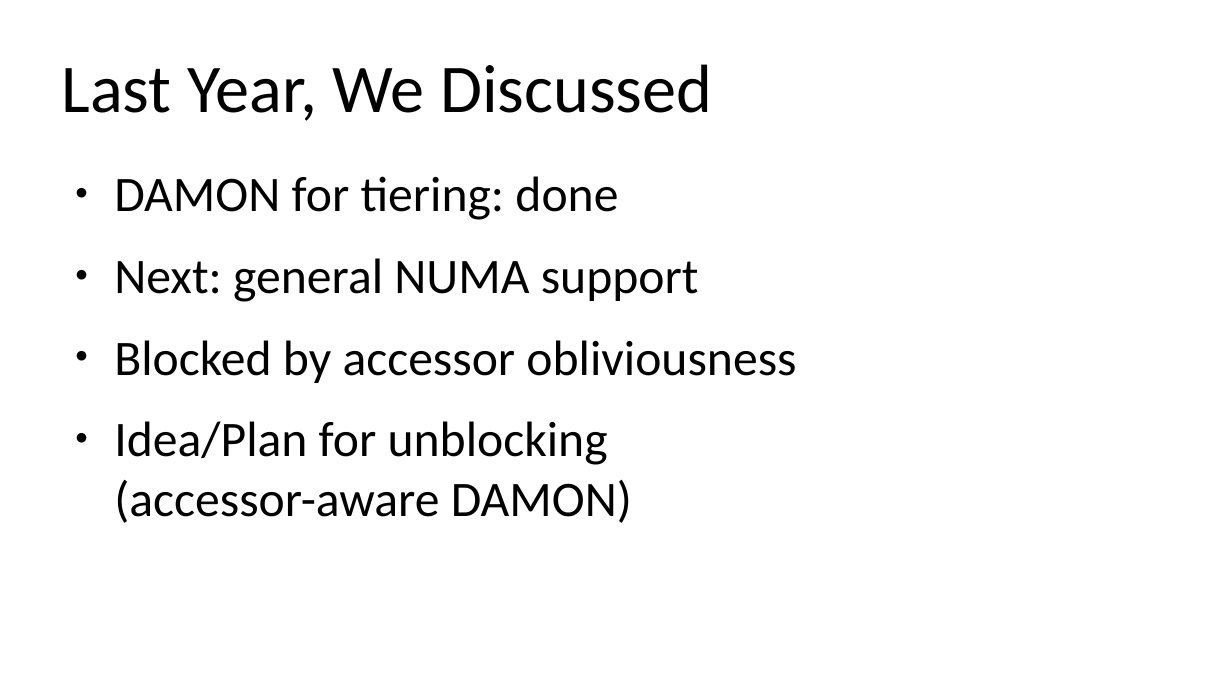
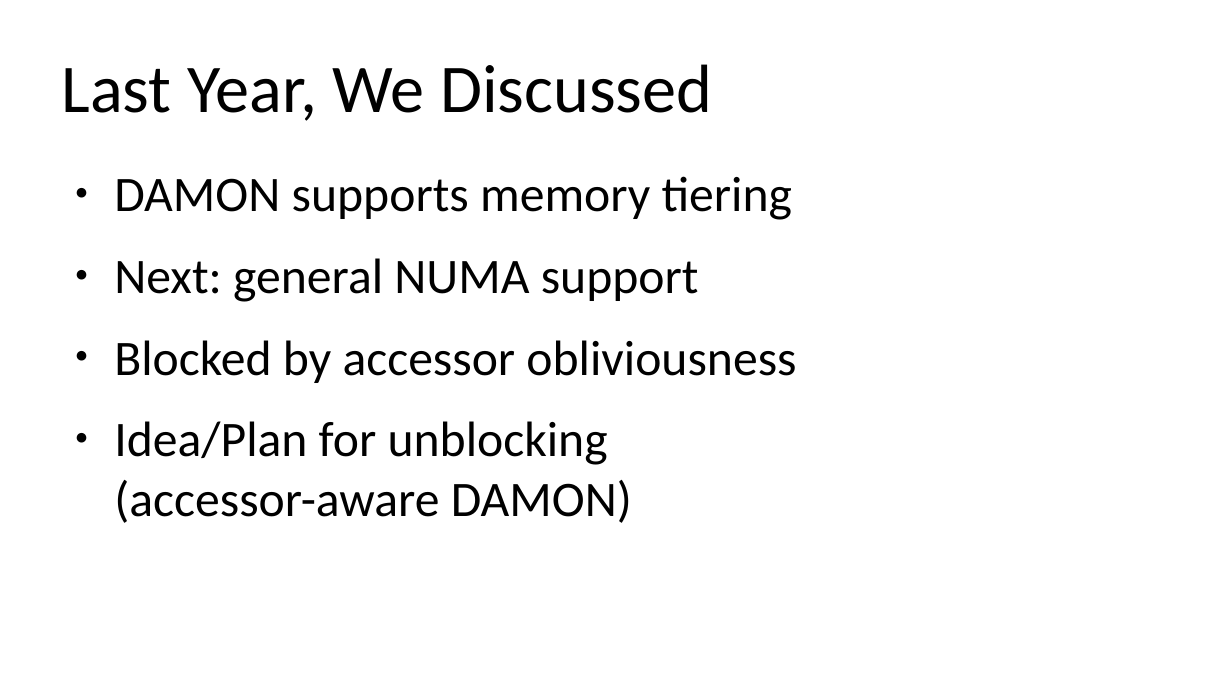
Before and after one commit to damonitor/talks, a slide deck: slide 2 of 2026/lpc/spmm_micro_conf/damon_for_cgxpu_numa.odp. Drawn at 1232x693 pixels with LibreOffice and Linux fonts; fonts in the diff are those of the drawing. Boxes give left, top, right and bottom in pixels: in the first picture for what was removed or moved away, otherwise in the second. Text is boxed around its words. In the diff, an @@ line names an element or a change of style, - is before the commit and + after.

```diff
--- a/2026/lpc/spmm_micro_conf/damon_for_cgxpu_numa.odp
+++ b/2026/lpc/spmm_micro_conf/damon_for_cgxpu_numa.odp
@@ text at box(114, 176, 792, 220): text changed @@
-● DAMON for tiering: done
+● DAMON supports memory tiering
```
Also in this commit, not shown: 8 other slides changed, 1 slide added, 1 other file.
